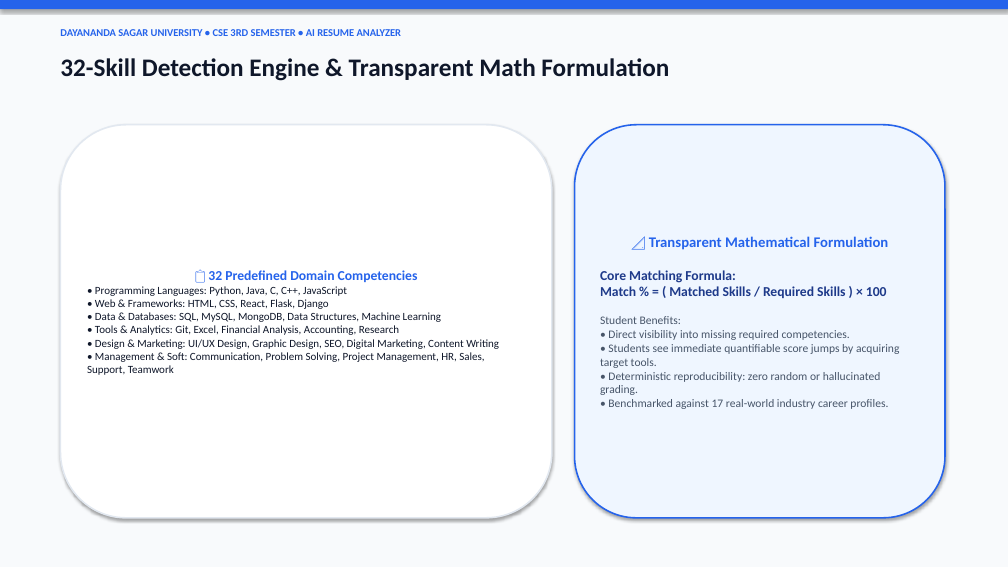
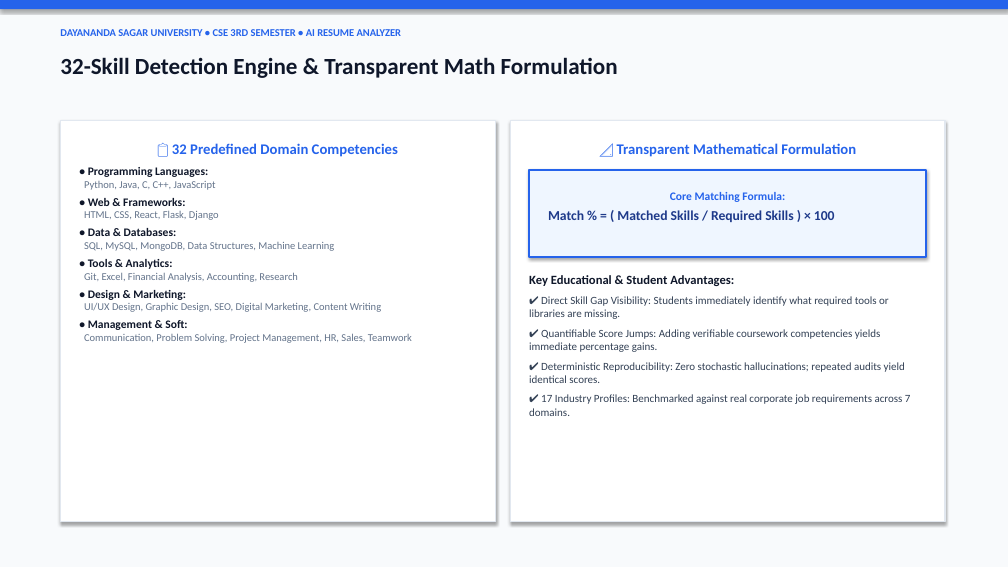
Before and after one commit to geetesh525-glitch/campus-ai-project-assistant, a slide deck: slide 5 of resume_analyzer_project/AI_Resume_Analyzer_Presentation.pptx. Drawn at 1008x567 pixels with LibreOffice and Linux fonts; fonts in the diff are those of the drawing. Boxes give left, top, right and bottom in pixels: in the first picture for what was removed or moved away, otherwise in the second. Text is boxed around its words. In the diff, an @@ line names an element or a change of style, - is before the commit and + after.

Commit message:
Fix slide alignment, top anchoring, background consistency and layout for slides 5-10

```diff
--- a/resume_analyzer_project/AI_Resume_Analyzer_Presentation.pptx
+++ b/resume_analyzer_project/AI_Resume_Analyzer_Presentation.pptx
@@ text "32-Skill Detection Engine & Transparent ..." at (60, 57, 618, 78): size 24 to 22 pt @@
@@ rectangle "📋 32 Predefined Domain Competencies": place and size @@
-rectangle "📋 32 Predefined Domain Competencies" at (60, 125, 552, 518)
+rectangle "📋 32 Predefined Domain Competencies" at (60, 121, 495, 522)
@@ rectangle "📋 32 Predefined Domain Competencies" at (60, 121, 495, 522): vertical alignment middle to top; rounded rectangle to rectangle; outline #E2E8F0 1.5 pt to #E2E8F0 1 pt @@
@@ text in rectangle at (172, 143, 398, 157): size 13 to 14 pt in "📋 32 Predefined Domain Competencies"; more space between paragraphs @@
@@ rectangle "📐 Transparent Mathematical Formulation": place and size @@
-rectangle "📐 Transparent Mathematical Formulation" at (575, 125, 945, 518)
+rectangle "📐 Transparent Mathematical Formulation" at (510, 121, 945, 522)
@@ rectangle "📐 Transparent Mathematical Formulation" at (510, 121, 945, 522): more space between paragraphs; vertical alignment middle to top; rounded rectangle to rectangle; fill #EFF6FF to #FFFFFF; outline #2563EB 1.5 pt to #E2E8F0 1 pt @@
@@ text in rectangle at (84, 167, 412, 343): text changed; size 10.5 to 10 pt; text colour #0F172A to #64748B @@
-• Programming Languages: Python, Java, C, C++, JavaScript
-• Web & Frameworks: HTML, CSS, React, Flask, Django
-• Data & Databases: SQL, MySQL, MongoDB, Data Structures, Machine Learning
-• Tools & Analytics: Git, Excel, Financial Analysis, Accounting, Research
-• Design & Marketing: UI/UX Design, Graphic Design, SEO, Digital Marketing, Content Writing
-• Management & Soft: Communication, Problem Solving, Project Management, HR, Sales, Support, Teamwork
+• Programming Languages:
+Python, Java, C, C++, JavaScript
+• Web & Frameworks:
+HTML, CSS, React, Flask, Django
+• Data & Databases:
+SQL, MySQL, MongoDB, Data Structures, Machine Learning
+• Tools & Analytics:
+Git, Excel, Financial Analysis, Accounting, Research
+• Design & Marketing:
+UI/UX Design, Graphic Design, SEO, Digital Marketing, Content Writing
+• Management & Soft:
+Communication, Problem Solving, Project Management, HR, Sales, Teamwork
@@ rectangle added at (529, 170, 926, 257), fill #EFF6FF, outline #2563EB 1.5 pt, 13 pt, text #1E3A8A, bold @@
+Core Matching Formula:
+Match % = ( Matched Skills / Required Skills ) × 100
@@ text added at (529, 275, 911, 416), 10.5 pt, text #334155 @@
+Key Educational & Student Advantages:
+✔ Direct Skill Gap Visibility: Students immediately identify what required tools or libraries are missing.
+✔ Quantifiable Score Jumps: Adding verifiable coursework competencies yields immediate percentage gains.
+✔ Deterministic Reproducibility: Zero stochastic hallucinations; repeated audits yield identical scores.
+✔ 17 Industry Profiles: Benchmarked against real corporate job requirements across 7 domains.
@@ text in rectangle at (600, 270, 899, 409): paragraphs removed @@
-Core Matching Formula:
-Match % = ( Matched Skills / Required Skills ) × 100
-Student Benefits:
-• Direct visibility into missing required competencies.
-• Students see immediate quantifiable score jumps by acquiring target tools.
-• Deterministic reproducibility: zero random or hallucinated grading.
-• Benchmarked against 17 real-world industry career profiles.
```
Also in this commit, not shown: 9 other slides changed, 2 other files.
